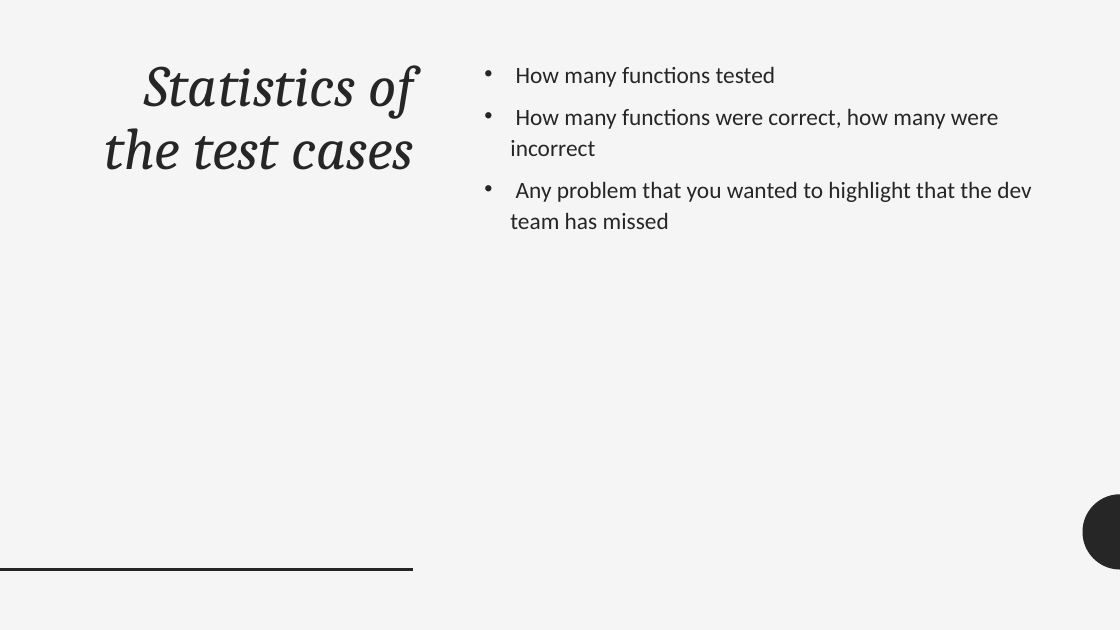
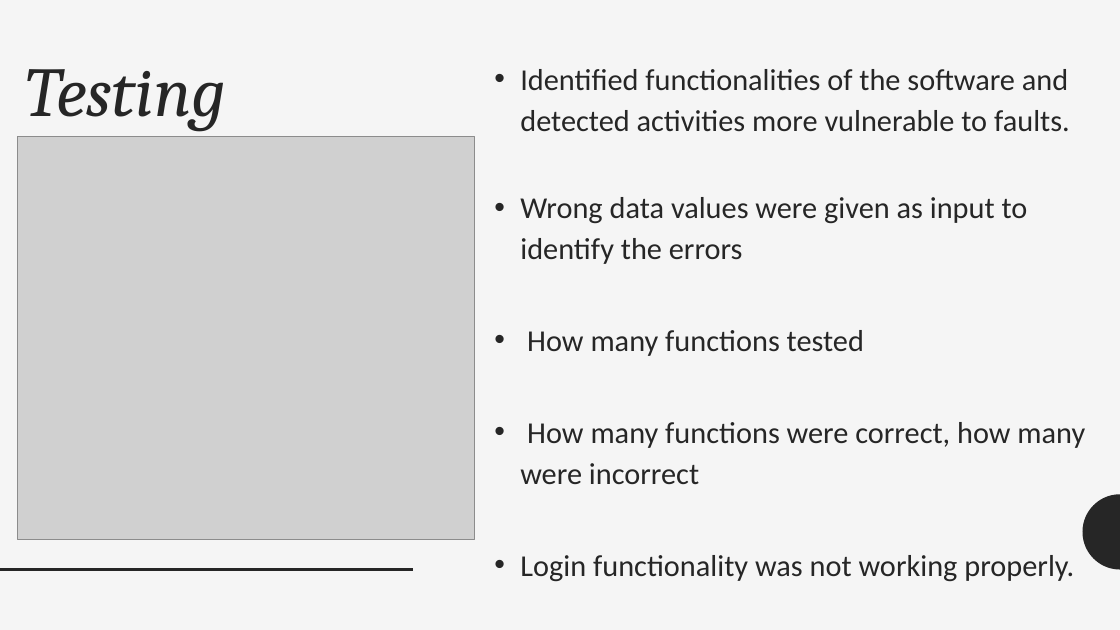
Before and after one commit to saksham2410/CS223_Apr18_09, a slide deck: slide 9 of presentation.pptx. Drawn at 1120x630 pixels with LibreOffice and Linux fonts; fonts in the diff are those of the drawing; grey boxes stand for pictures. Boxes give left, top, right and bottom in pixels: in the first picture for what was removed or moved away, otherwise in the second. Text is boxed around its words. In the diff, an @@ line names an element or a change of style, - is before the commit and + after.

```diff
--- a/presentation.pptx
+++ b/presentation.pptx
@@ text "Identified functionalities of the software ...": place and size @@
-text "Identified functionalities of the software ..." at box(510, 66, 1031, 229)
+text "Identified functionalities of the software ..." at box(520, 69, 1085, 581)
@@ title at box(26, 69, 226, 131): text changed; size 50 to 60 pt @@
-Statistics of the test cases
+Testing
@@ text at box(520, 69, 1070, 264): paragraphs added @@
+• Identified functionalities of the software and detected activities more vulnerable to faults.
+• Wrong data values were given as input to identify the errors
@@ picture added at box(18, 136, 476, 539) @@
@@ text at box(520, 330, 1085, 484): size 20 to 26 pt in "How many functions tested", "How many functions were correct, how many ..." @@
@@ text at box(520, 555, 1074, 581): text changed; size 20 to 26 pt @@
-• Any problem that you wanted to highlight that the dev team has missed
+• Login functionality was not working properly.
```
Also in this commit, not shown: 8 other slides changed, 2 slides added, 1 slide removed, 11 other files.
